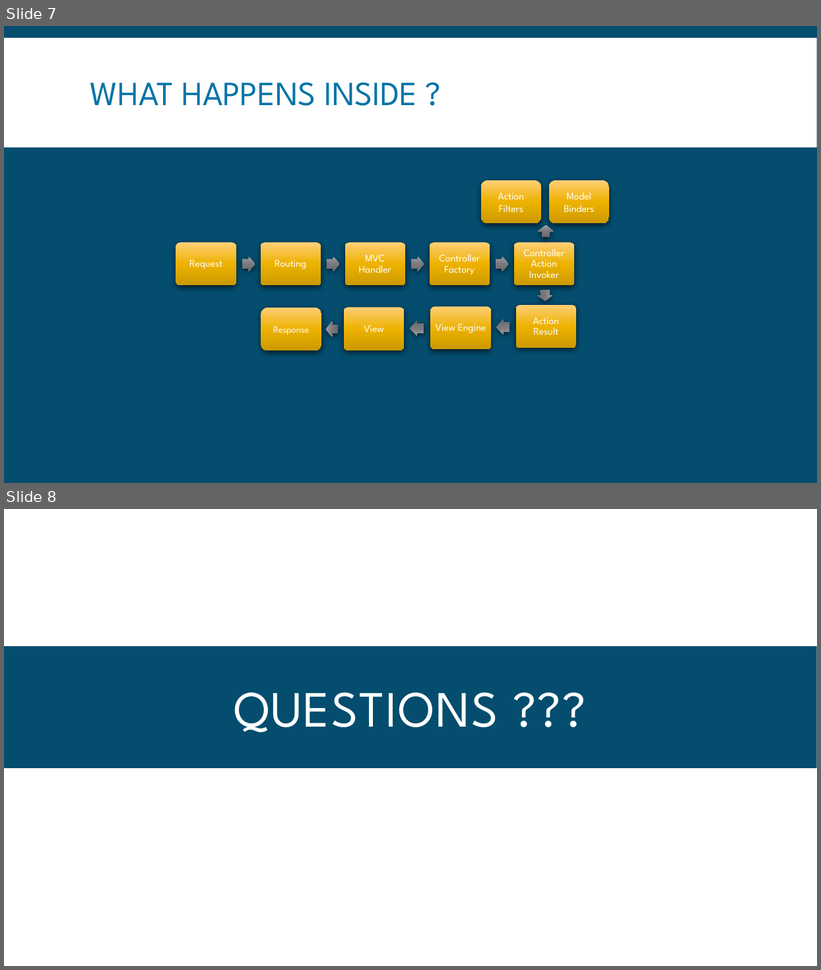
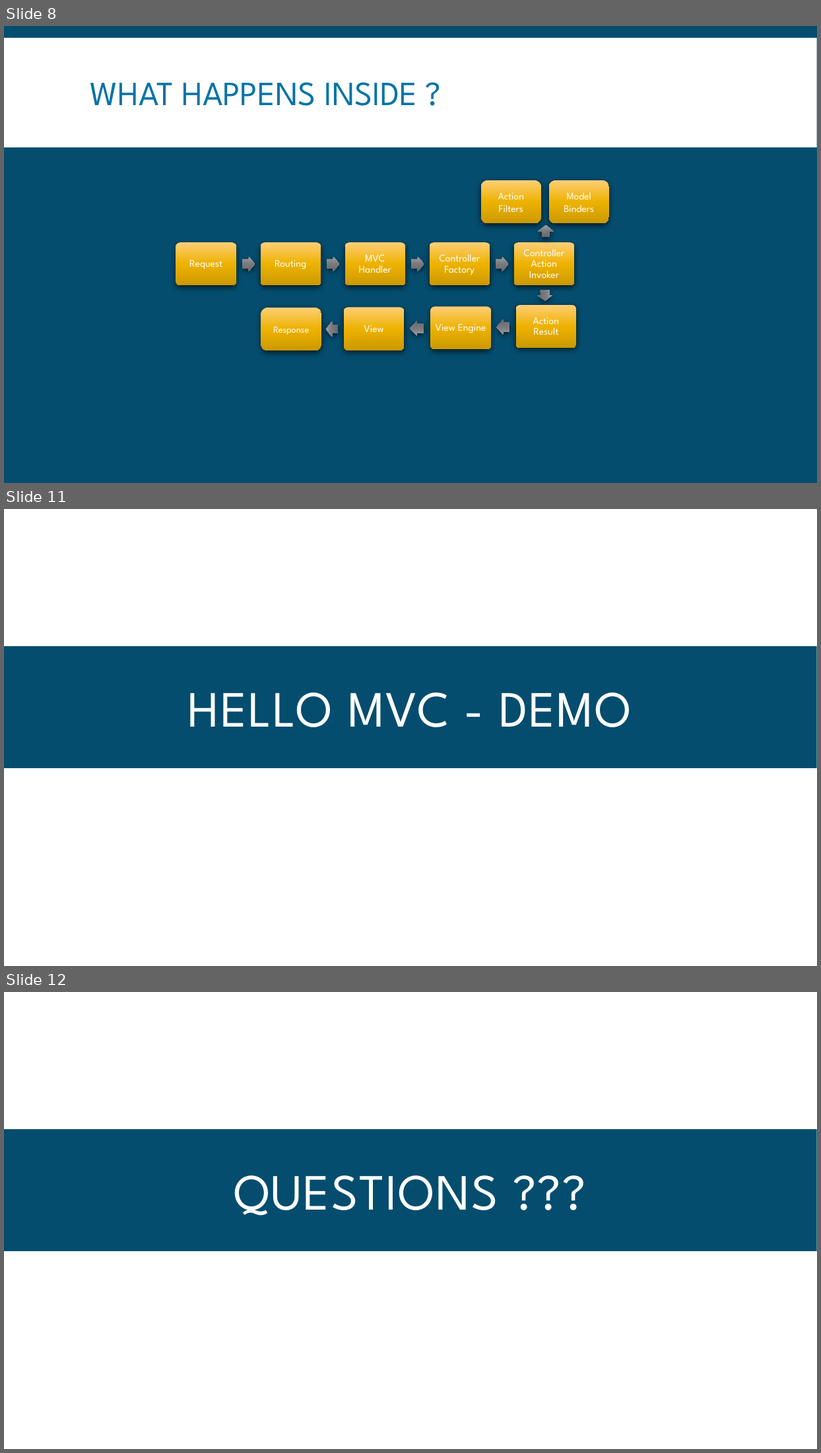
Before and after one commit to amaldevv/asp-net-mvc5, a slide deck: Presentations/Day 1.pptx. Shown one above the other, each under a label of ours: slides 7 and 8 before the commit, slides 8, 11 and 12 after it; the slides between them are not shown. The pictures are 821x970 and 821x1453 pixels, drawn with LibreOffice and Linux fonts; fonts in the diff are those of the drawing. Boxes give left, top, right and bottom in pixels: in the first picture for what was removed or moved away, otherwise in the second. Text is boxed around its words. In the diff, an @@ line names an element or a change of style, - is before the commit and + after.

```diff
--- a/Presentations/Day 1.pptx
+++ b/Presentations/Day 1.pptx
@@ slide 11 added at <box>4,509,817,966</box>, background #FFFFFF; not listed: 1 template element that a slide beside it also shows @@
@@ title added at <box>188,692,632,727</box>, 60 pt, text #FFFFFF @@
+HELLO MVC - DEMO
@@ what was slide 7 is now slide 8 @@
@@ what was slide 8 is now slide 12 @@
```
Also in this commit, not shown: 1 slide changed, 3 other slides added.
